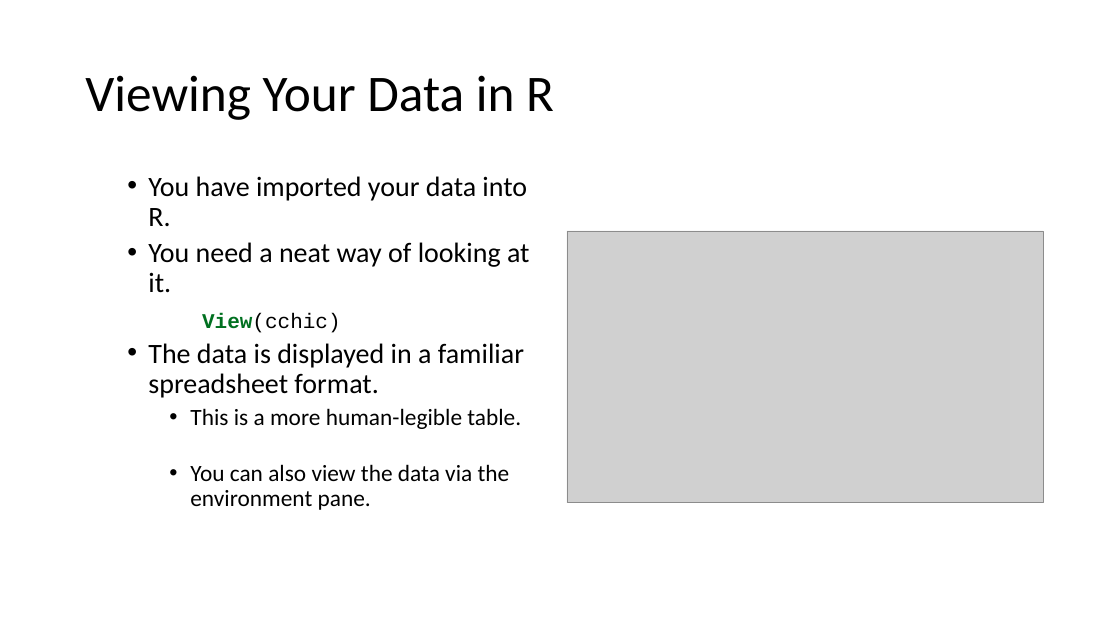
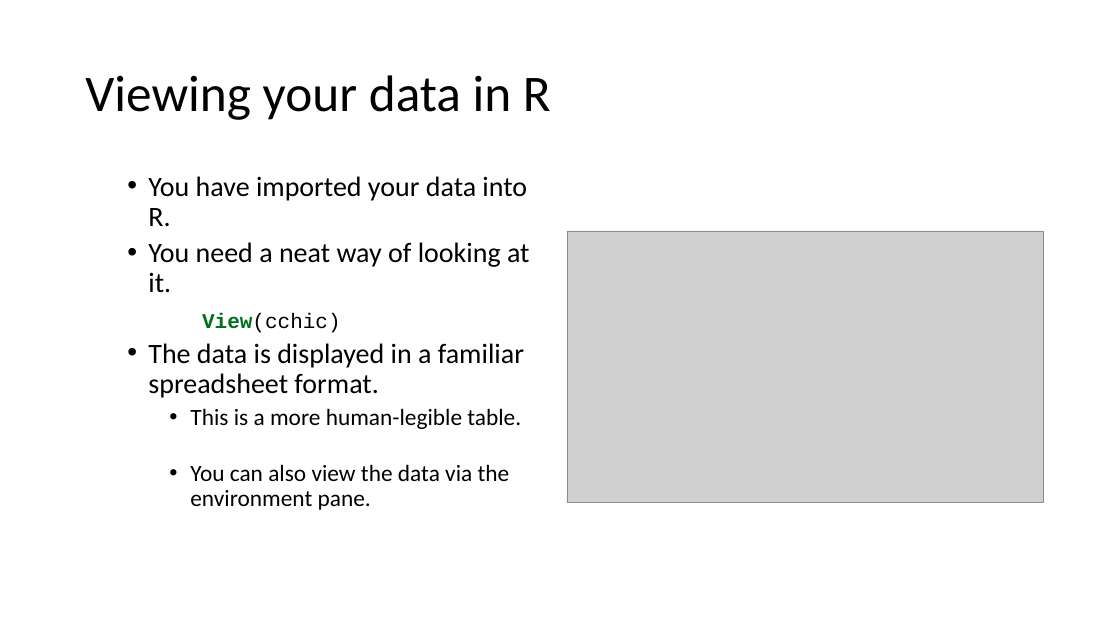
Before and after one commit to ClinicianCoders/ClinicianCoders, a slide deck: slide 18 of Workshops/Workshop3.pptx. Drawn at 1120x630 pixels with LibreOffice and Linux fonts; fonts in the diff are those of the drawing; grey boxes stand for pictures. Boxes give left, top, right and bottom in pixels: in the first picture for what was removed or moved away, otherwise in the second. Text is boxed around its words. In the diff, an @@ line names an element or a change of style, - is before the commit and + after.

```diff
--- a/Workshops/Workshop3.pptx
+++ b/Workshops/Workshop3.pptx
@@ title at [85,75,551,120]: text changed @@
-Viewing Your Data in R
+Viewing your data in R
```
Also in this commit, not shown: 4 other slides changed, 5 other files.
